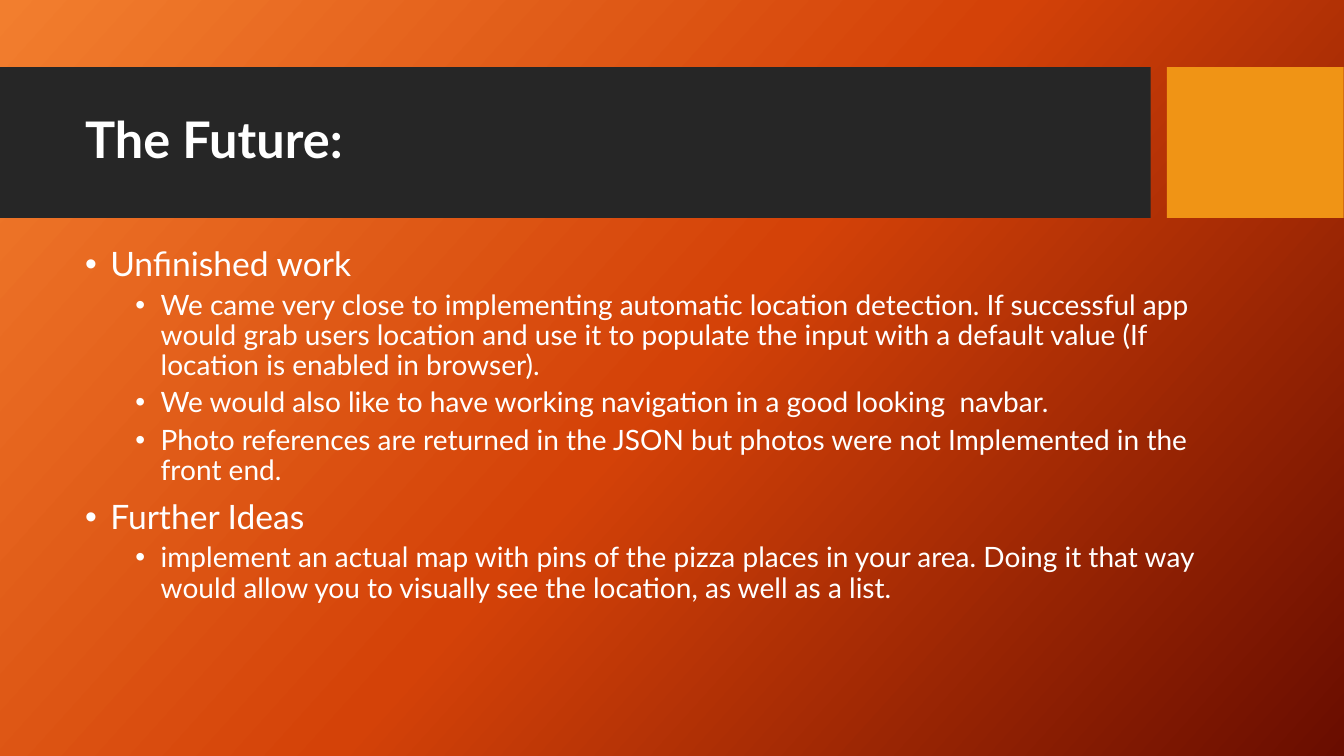
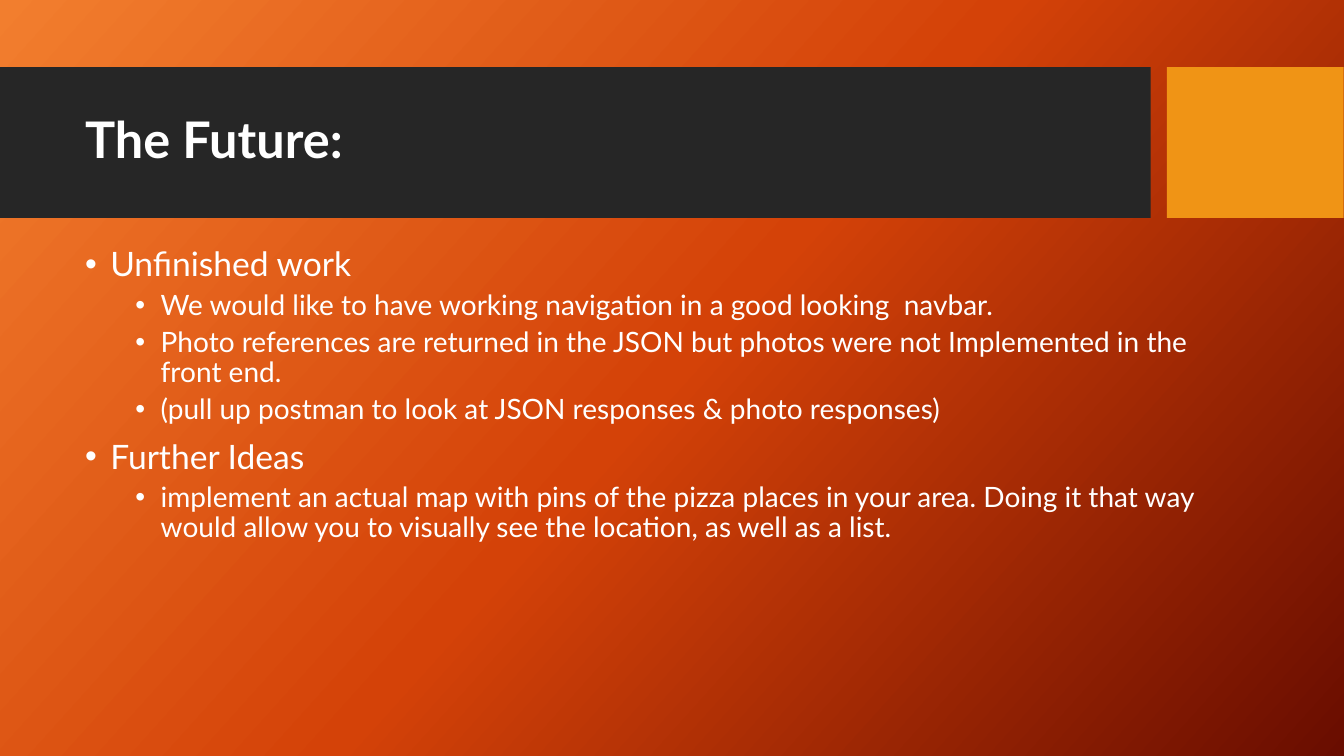
Before and after one commit to Brock-Gibson/Pizza-Now, a slide deck: slide 15 of Presentation/PizzaNow.pptx. Drawn at 1344x756 pixels with LibreOffice and Linux fonts; fonts in the diff are those of the drawing; background and template pictures are left out. Boxes give left, top, right and bottom in pixels: in the first picture for what was removed or moved away, otherwise in the second. Text is boxed around its words. In the diff, an @@ line names an element or a change of style, - is before the commit and + after.

```diff
--- a/Presentation/PizzaNow.pptx
+++ b/Presentation/PizzaNow.pptx
@@ text at [161,294,993,320]: text changed @@
-  • We came very close to implementing automatic location detection. If successful app would grab users location and use it to populate the input with a default value (If location is enabled in browser).
-  • We would also like to have working navigation in a good looking navbar.
+  • We would like to have working navigation in a good looking navbar.
@@ text at [161,397,940,424]: paragraph added @@
+  • (pull up postman to look at JSON responses & photo responses)
```
